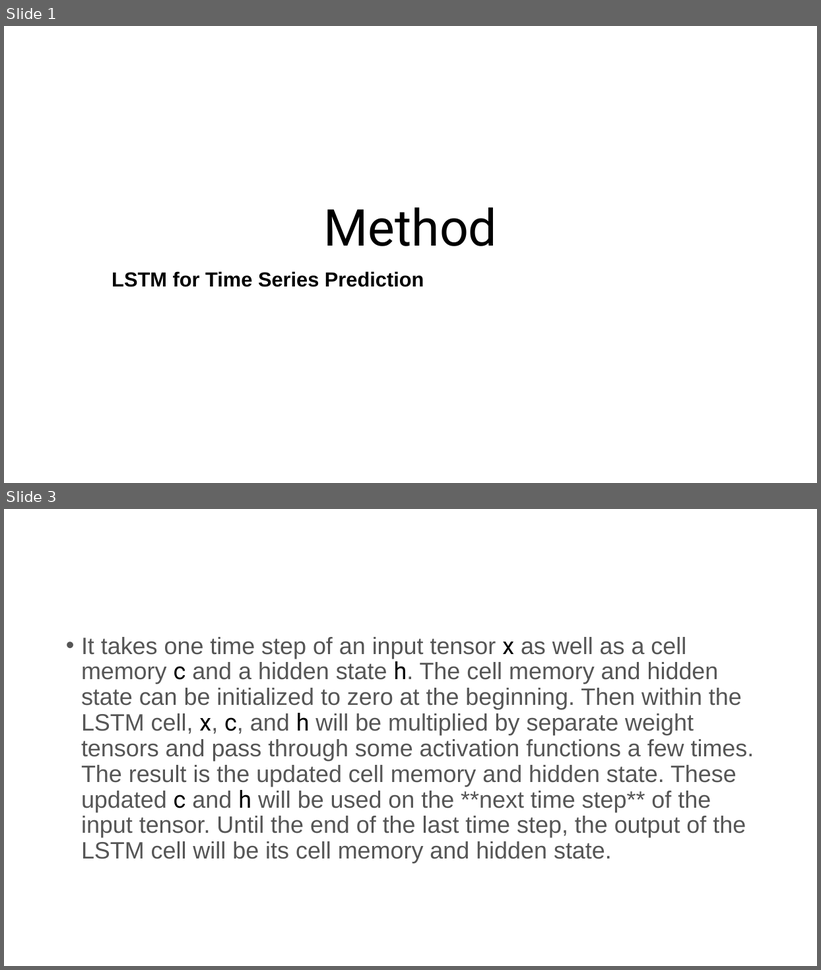
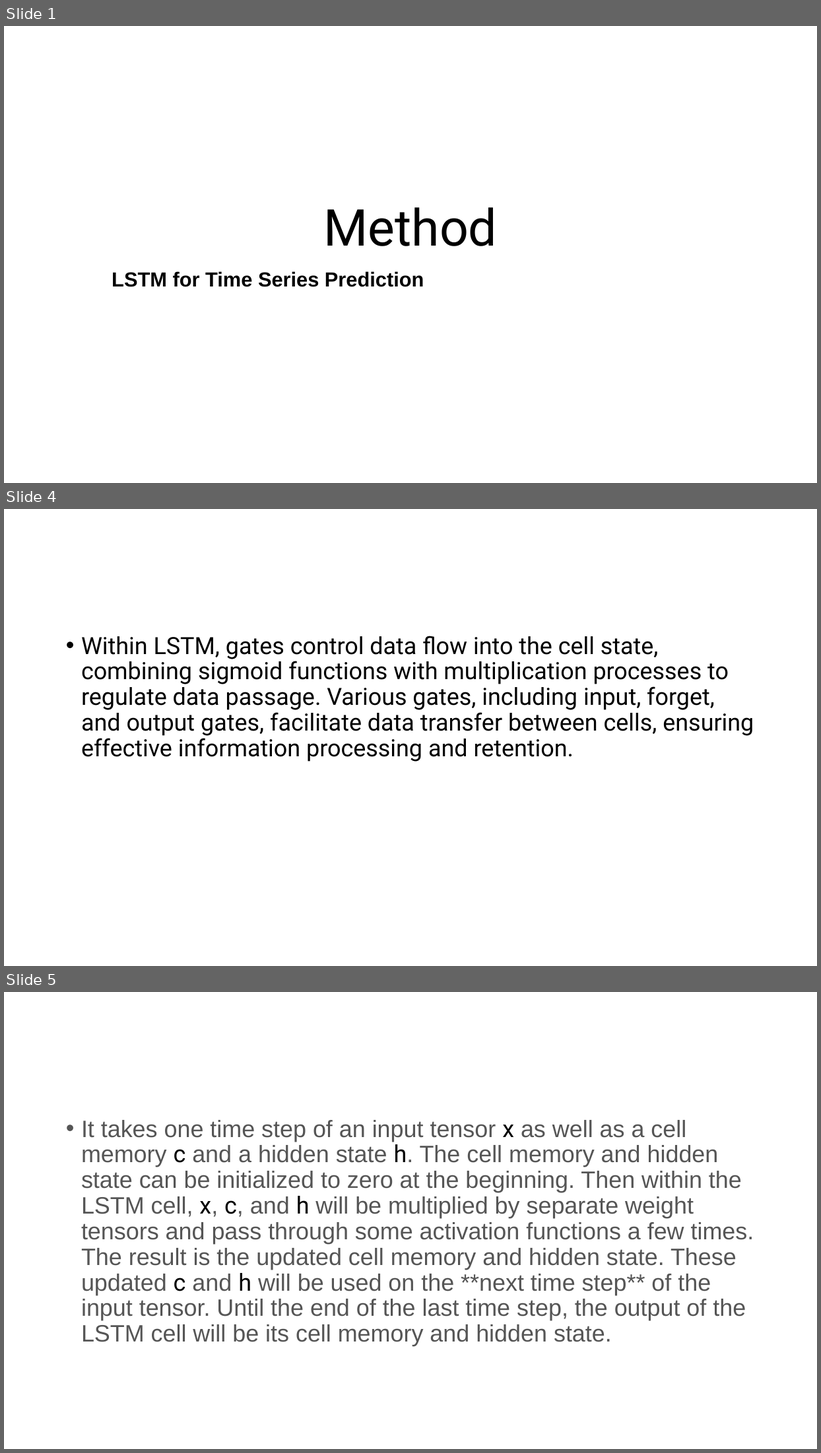
Before and after one commit to varastuian/PredictionDroughtUsingLSTM-, a slide deck: Documents/Methods.pptx. Shown one above the other, each under a label of ours: slides 1 and 3 before the commit, slides 1, 4 and 5 after it; the slides between them are not shown. The pictures are 821x970 and 821x1453 pixels, drawn with LibreOffice and Linux fonts; fonts in the diff are those of the drawing. Boxes give left, top, right and bottom in pixels: in the first picture for what was removed or moved away, otherwise in the second. Text is boxed around its words. In the diff, an @@ line names an element or a change of style, - is before the commit and + after.

```diff
--- a/Documents/Methods.pptx
+++ b/Documents/Methods.pptx
@@ slide 4 added at [4,509,817,966], background #FFFFFF @@
@@ text added at [81,636,754,762], 28 pt, text #000000 @@
+• Within LSTM, gates control data flow into the cell state, combining sigmoid functions with multiplication processes to regulate data passage. Various gates, including input, forget, and output gates, facilitate data transfer between cells, ensuring effective information processing and retention.
@@ what was slide 3 is now slide 5 @@
```
Also in this commit, not shown: 1 slide changed, 1 other slide added, 1 slide removed.
